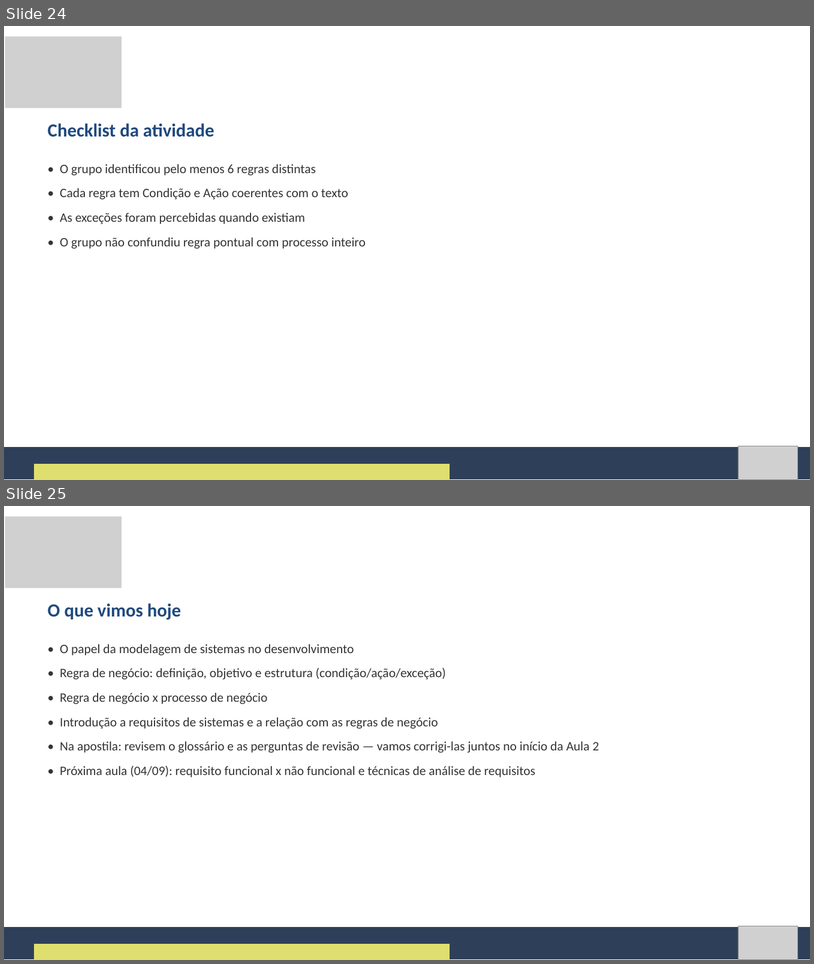
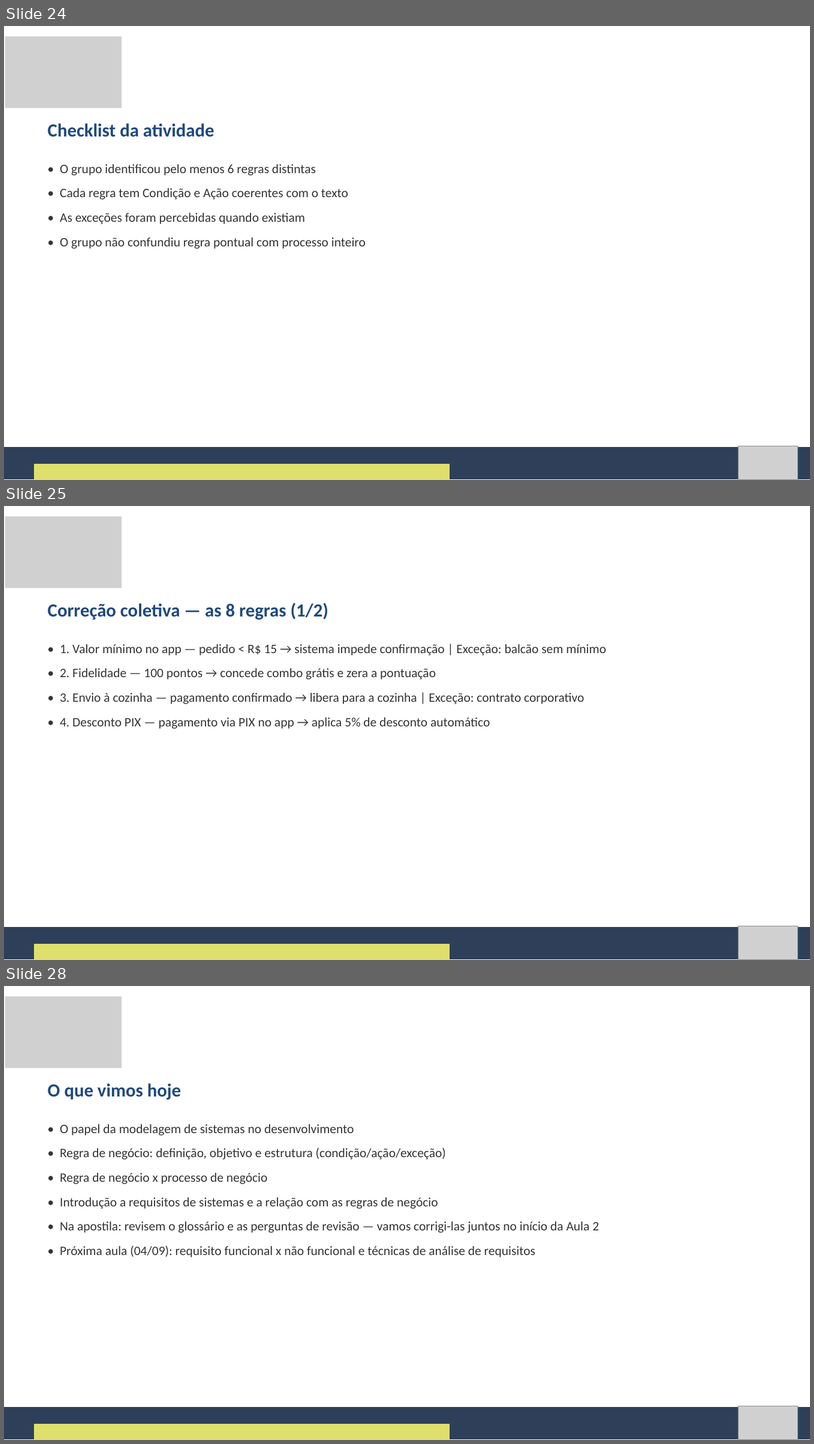
Before and after one commit to Natan20/Curso-Modelagem-De-Sistemas-Material, a slide deck: Aula 01 - 03-09-2026/Aula 1 - Slides.pptx. Shown one above the other, each under a label of ours: slides 24 and 25 before the commit, slides 24, 25 and 28 after it; the slides between them are not shown. The pictures are 814x964 and 814x1444 pixels, drawn with LibreOffice and Linux fonts; fonts in the diff are those of the drawing; grey boxes stand for pictures. Boxes give left, top, right and bottom in pixels: in the first picture for what was removed or moved away, otherwise in the second. Text is boxed around its words. In the diff, an @@ line names an element or a change of style, - is before the commit and + after.

Commit message:
Atualiza Aulas 1-2 com novos conteudos e restringe repo as Aulas 1-2
Aula 1: slides de correcao coletiva ampliada apos a atividade pratica.
Aula 2: novas secoes de ambiguidade/conflitos de requisitos e priorizacao
MoSCoW na apostila e nos slides, com material de reserva.

Remove do rastreamento as Aulas 3-21 (arquivos continuam no disco) para
adicionar aula a aula conforme forem finalizadas. Restaura o README.md.

```diff
--- a/Aula 01 - 03-09-2026/Aula 1 - Slides.pptx
+++ b/Aula 01 - 03-09-2026/Aula 1 - Slides.pptx
@@ slide 25 added at [4, 506, 810, 960], background #FFFFFF @@
@@ picture added at [5, 516, 122, 588] @@
@@ text added at [48, 603, 329, 620], 33 pt, text #1F497D, bold @@
+Correção coletiva — as 8 regras (1/2)
@@ text added at [60, 644, 606, 729], 23 pt, text #333333 @@
+• 1. Valor mínimo no app — pedido < R$ 15 → sistema impede confirmação | Exceção: balcão sem mínimo
+• 2. Fidelidade — 100 pontos → concede combo grátis e zera a pontuação
+• 3. Envio à cozinha — pagamento confirmado → libera para a cozinha | Exceção: contrato corporativo
+• 4. Desconto PIX — pagamento via PIX no app → aplica 5% de desconto automático
@@ freeform shape added at [4, 927, 810, 959], fill #2E4059 @@
@@ picture added at [738, 926, 798, 959] @@
@@ freeform shape added at [34, 943, 450, 960], fill #DFDF6F @@
@@ what was slide 25 is now slide 28 @@
```
Also in this commit, not shown: 2 other slides added, 59 other files.
